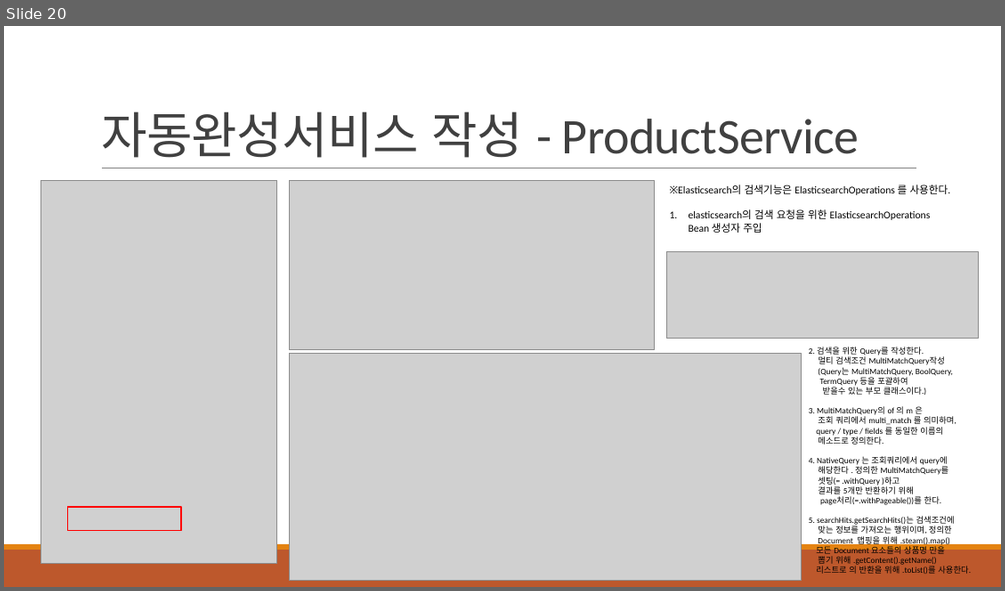
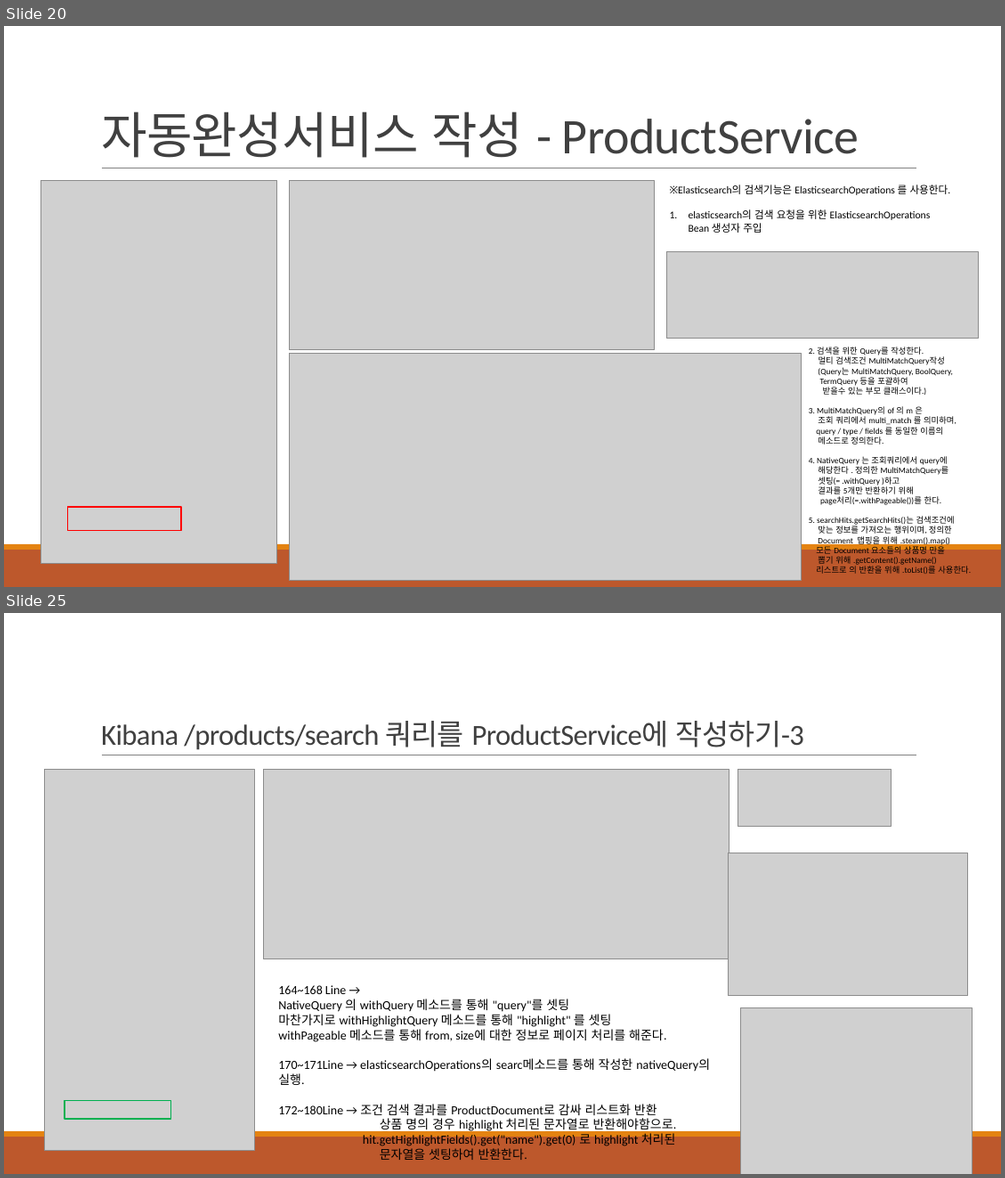
Before and after one commit to khb3025/study-elasticsearch, a slide deck: ppt/7.SpringBoot - ElasticSearch 도입.pptx. Shown one above the other, each under a label of ours: slide 20 before the commit, slides 20 and 25 after it; the slides between them are not shown. The pictures are 1005x591 and 1005x1178 pixels, drawn with LibreOffice and Linux fonts; fonts in the diff are those of the drawing; grey boxes stand for pictures. Boxes give left, top, right and bottom in pixels: in the first picture for what was removed or moved away, otherwise in the second. Text is boxed around its words. In the diff, an @@ line names an element or a change of style, - is before the commit and + after.

Commit message:
feat : 검색 기능(kibana검색쿼리) SpringBoot 작성

```diff
--- a/ppt/7.SpringBoot - ElasticSearch 도입.pptx
+++ b/ppt/7.SpringBoot - ElasticSearch 도입.pptx
@@ slide 25 added at [4,613,1001,1174], background #FFFFFF; not listed: 3 template elements that a slide beside it also shows @@
@@ title added at [101,721,804,750], 28 pt, text #404040 @@
+Kibana /products/search 쿼리를 ProductService에 작성하기-3
@@ picture added at [45,770,254,1150] @@
@@ picture added at [264,770,729,959] @@
@@ picture added at [738,770,890,826] @@
@@ picture added at [728,852,969,995] @@
@@ text added at [278,985,710,1159], 12 pt, text #000000 @@
+164~168 Line →
+NativeQuery 의 withQuery 메소드를 통해 "query"를 셋팅
+마찬가지로 withHighlightQuery 메소드를 통해 "highlight" 를 셋팅
+withPageable 메소드를 통해 from, size에 대한 정보로 페이지 처리를 해준다.
+170~171Line → elasticsearchOperations의 searc메소드를 통해 작성한 nativeQuery의 실행.
+172~180Line → 조건 검색 결과를 ProductDocument로 감싸 리스트화 반환
+상품 명의 경우 highlight 처리된 문자열로 반환해야함으로.
+hit.getHighlightFields().get("name").get(0) 로 highlight 처리된
+문자열을 셋팅하여 반환한다.
@@ picture added at [741,1008,971,1174] @@
@@ rectangle added at [65,1101,171,1119], outline #00B050 1.25 pt @@
```
Also in this commit, not shown: 4 other slides added, 4 other files.
